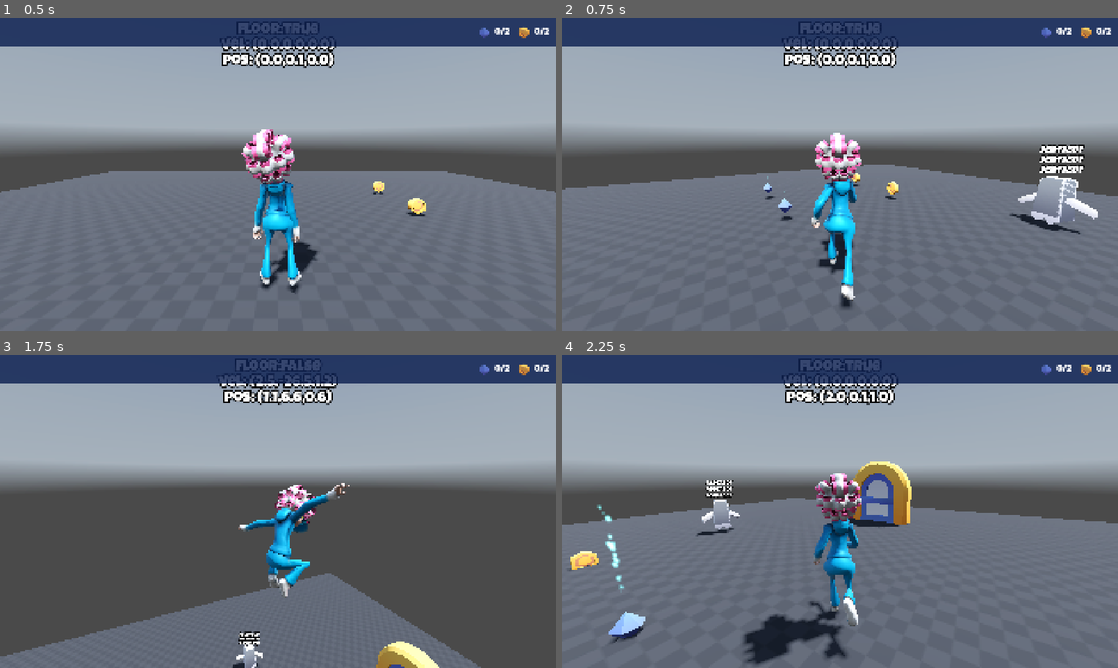
Above: before the commit, frames 1-4 (two rows, left to right).
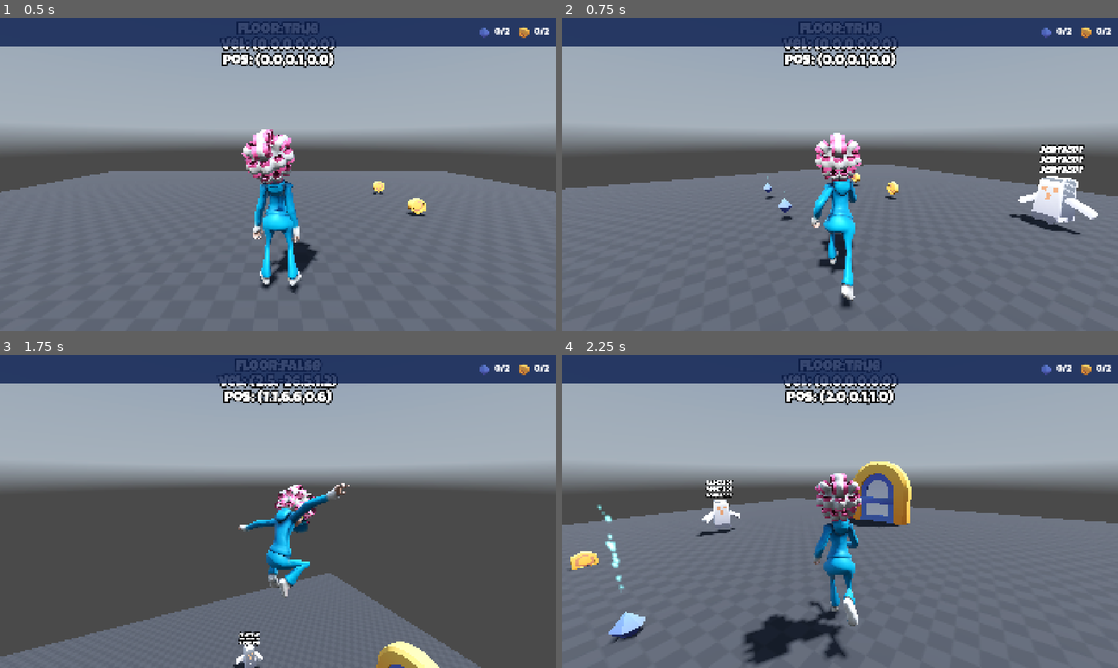
Above: after the commit, the same moments.

Repository: razhammer/GrannyCapers
Game: Godot game, scene res://Scenes/Level/LevelBase.tscn
Same seed, same stepped clock (60 frames per second), same inputs: the game is played once before the commit and once after it. A sky picture missing from this copy of the repository is replaced by a grey-blue gradient.
Inputs:
- Up to frame 1 (0.5 s): no input
- Up to frame 2 (0.75 s): tap Enter (shoot) at 0.5 s; hold D (move_right) from 0.53 s (still down); hold Enter (shoot) from 0.53 s (still down)
- Up to frame 3 (1.75 s): tap Space (jump) at 0.77, 1.52 s; release D (move_right) at 1.28 s; release Enter (shoot) at 1.28 s; hold S (move_backward) from 1.28 s (still down); tap Enter (shoot) at 1.35 s
- Up to frame 4 (2.25 s): release S (move_backward) at 2.03 s; hold D (move_right) from 2.03 s (still down); hold Enter (shoot) from 2.03 s (still down)

Frame 1 is identical in both runs. In frame 2, 0.7% of the frame differs, in the area x 80-97%, y 51-70%; in frame 3, less than 0.1%; in frame 4, 0.3%.

Commit message:
18/03/2026

Diff:
--- a/Scenes/Enemies/Ghost/Ghost.gd
+++ b/Scenes/Enemies/Ghost/Ghost.gd
@@ -6,13 +6,16 @@
 
 @export var chase_distance: float = 10.0
 @export var speed: float = 1.0
+@export var frozen_limit: float = 3.0
+@export var teleport_radius: float = 10.0
 
 @onready var effects: AudioStreamPlayer3D = $Effects
 @onready var link_player: LinkPlayer = $LinkPlayer
+@onready var label_debug: Label3D = $LabelDebug
 
 
 var _on_screen: bool = false
-
+var _frozen_timer: float = 0.0
 
 func _process(delta: float) -> void:
 	if !link_player.granny:
@@ -23,12 +26,26 @@
 	var close_enough: bool = distance_to_player < chase_distance
 	var should_chase: bool = !_on_screen or (_on_screen and close_enough)
 
-
-	look_at(link_player.granny_pos_set_y(global_position.y))
+	if !link_player.granny_too_close(global_position):
+		look_at(link_player.granny_pos_set_y(global_position.y))
 
 	if should_chase:
+		_frozen_timer = 0.0
 		position.x += direction.x * speed * delta
 		position.z += direction.z * speed * delta
+	else:
+		_frozen_timer += delta
+		if _frozen_timer >= frozen_limit:
+			teleport()
+
+
+func teleport():
+	var random_offset = Vector3(randf_range(-teleport_radius, teleport_radius), 0, randf_range(-teleport_radius, teleport_radius))
+	global_position += random_offset
+	_frozen_timer = 0.0
+	GrannyUtils.play_clip(effects, EXIT)
+
+
 
 func _on_screen_notifier_screen_entered() -> void:
 	_on_screen = true
--- a/Scenes/Enemies/Ghost/Ghost.tscn
+++ b/Scenes/Enemies/Ghost/Ghost.tscn
@@ -1304,6 +1304,7 @@
 font_size = 40
 
 [node name="Model" type="Node3D" parent="." unique_id=903623160]
+transform = Transform3D(-1, 0, -8.742278e-08, 0, 1, 0, 8.742278e-08, 0, -1, 0, 0, 0)
 
 [node name="character-ghost" type="Node3D" parent="Model" unique_id=703767636]
 transform = Transform3D(1.5, 0, 0, 0, 1.5, 0, 0, 0, 1.5, 0, 0, 0)
--- a/Scenes/Granny/Granny.gd
+++ b/Scenes/Granny/Granny.gd
@@ -18,16 +18,14 @@
 var _can_double_jump: bool = false
 var _is_moving: bool = false
 
-# Called when the node enters the scene tree for the first time.
 func _ready() -> void:
-	pass # Replace with function body.
+	pass
 
 
 func _enter_tree() -> void:
 	add_to_group(GROUP_NAME)
 
 
-# Called every frame. 'delta' is the elapsed time since the previous frame.
 func _physics_process(delta: float) -> void:
 	_handle_input(delta)
 	move_and_slide()
--- a/Scenes/Utility/LinkPlayer/LinkPlayer.gd
+++ b/Scenes/Utility/LinkPlayer/LinkPlayer.gd
@@ -36,7 +36,7 @@
 
 
 func granny_too_close(our_pos: Vector3) -> bool:
-	return our_pos.distance_to(_granny_ref.global_position) < 0.2
+	return our_pos.distance_to(_granny_ref.global_position) < 0.02
 
 
 func _ready() -> void:
